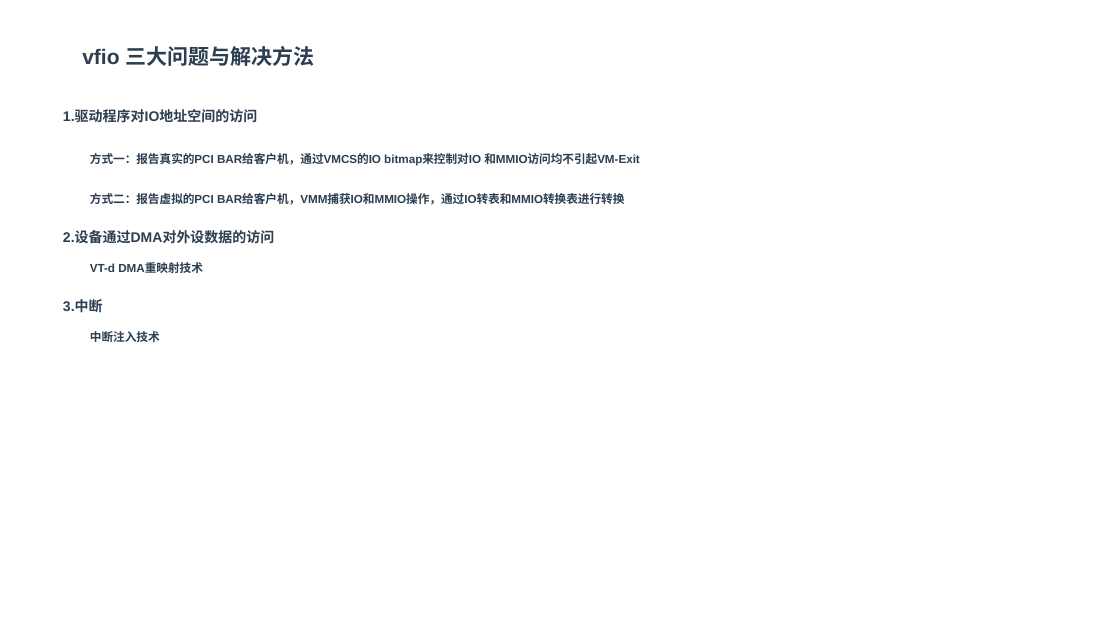
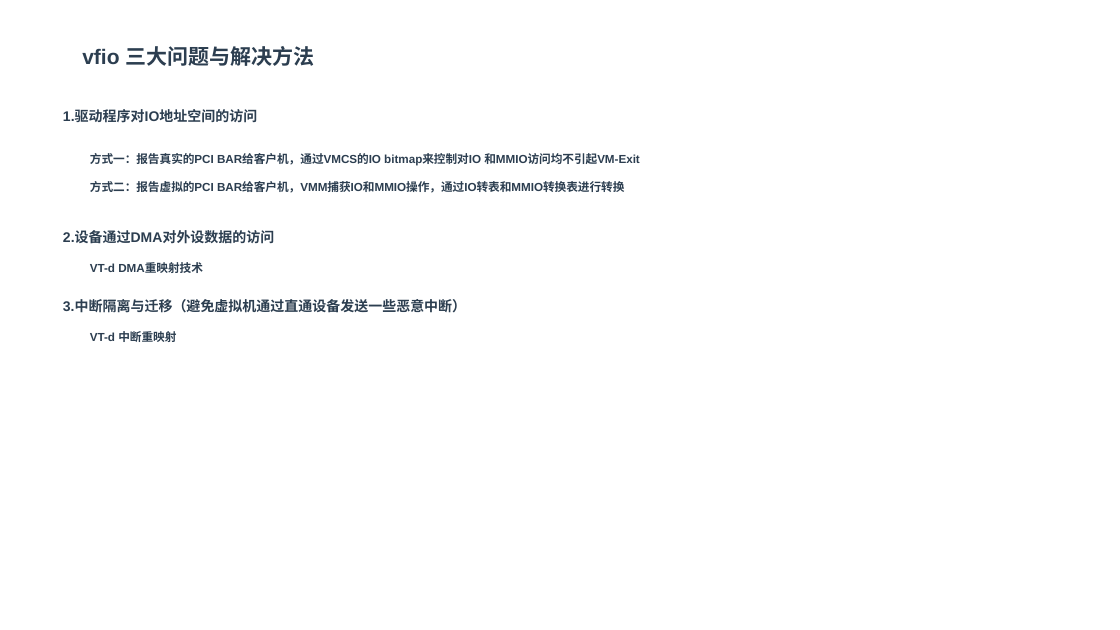
Before and after one commit to zaiqiang-dong/zaiqiang, a slide deck: slide 25 of picture/vitrualization/qemu/qemu.pptx (slide 26 before the commit). Drawn at 1120x630 pixels with LibreOffice and Linux fonts; fonts in the diff are those of the drawing. Boxes give left, top, right and bottom in pixels: in the first picture for what was removed or moved away, otherwise in the second. Text is boxed around its words. In the diff, an @@ line names an element or a change of style, - is before the commit and + after.

```diff
--- a/picture/vitrualization/qemu/qemu.pptx
+++ b/picture/vitrualization/qemu/qemu.pptx
@@ text "方式二：报告虚拟的PCI BAR给客户机，VMM捕获IO和MMIO操作，通过IO转表和MMIO转换表进行转换": place and size @@
-text "方式二：报告虚拟的PCI BAR给客户机，VMM捕获IO和MMIO操作，通过IO转表和MMIO转换表进行转换" at <box>90,193,624,206</box>
+text "方式二：报告虚拟的PCI BAR给客户机，VMM捕获IO和MMIO操作，通过IO转表和MMIO转换表进行转换" at <box>90,181,624,194</box>
@@ text at <box>63,299,466,314</box>: text changed @@
-3.中断
+3.中断隔离与迁移（避免虚拟机通过直通设备发送一些恶意中断）
@@ text at <box>90,331,176,342</box>: text changed @@
-中断注入技术
+VT-d 中断重映射
```
Also in this commit, not shown: 1 other slide changed, 1 slide added, 19 other files.
